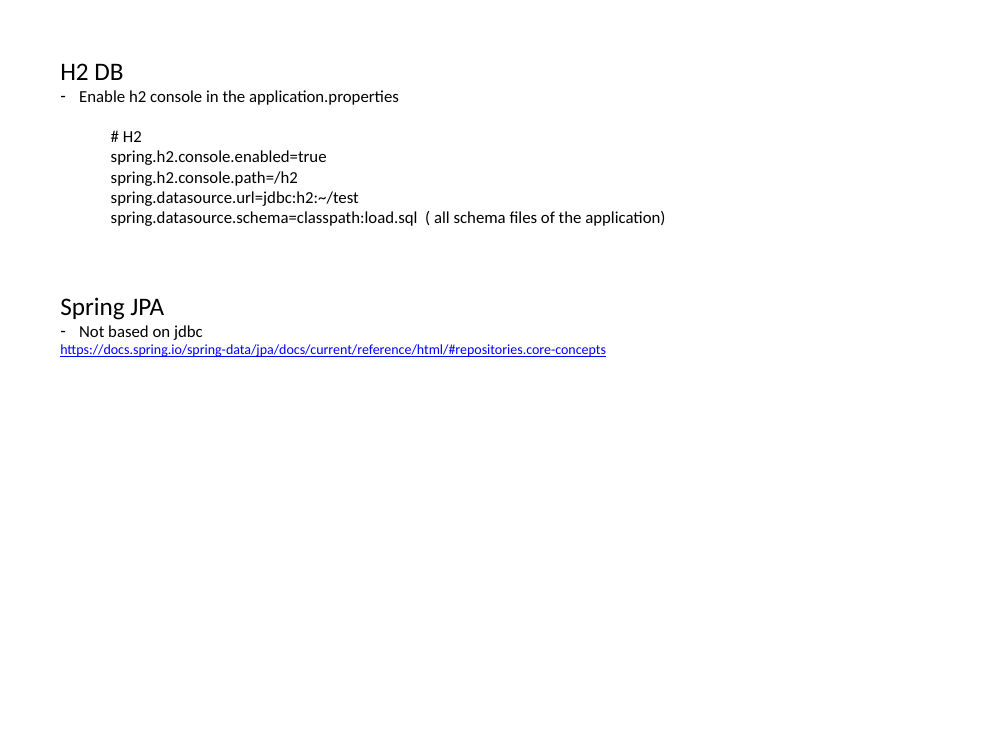
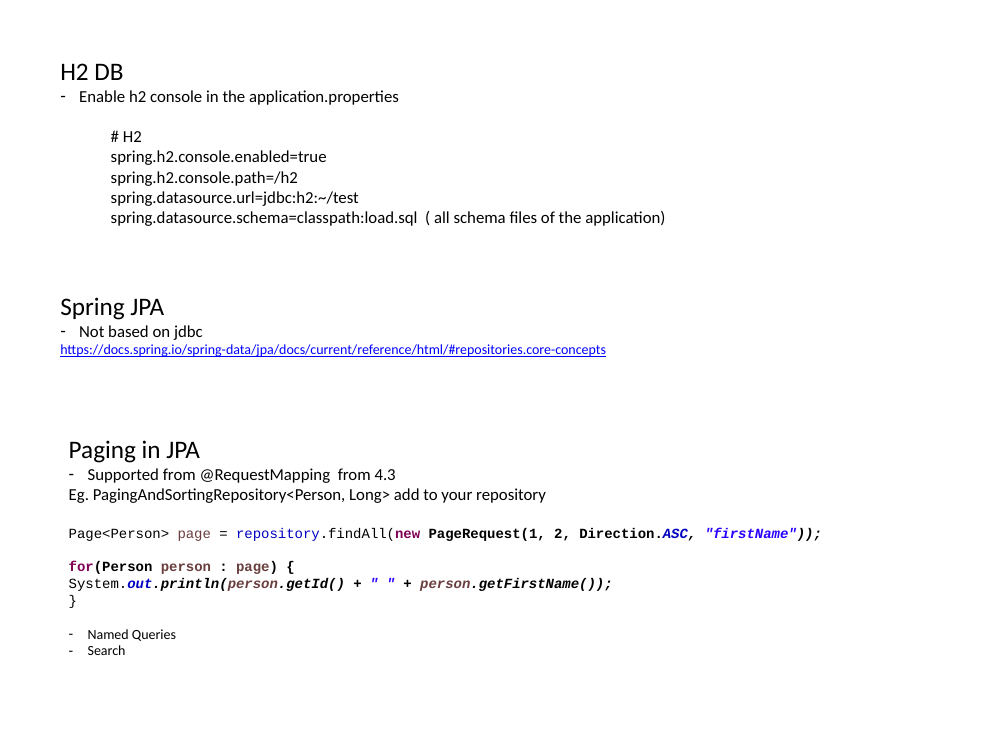
Before and after one commit to mdparthi/SpringBootApplication, a slide deck: slide 8 of info/SpringBootDocumentation.pptx. Drawn at 1008x756 pixels with LibreOffice and Linux fonts; fonts in the diff are those of the drawing. Boxes give left, top, right and bottom in pixels: in the first picture for what was removed or moved away, otherwise in the second. Text is boxed around its words. In the diff, an @@ line names an element or a change of style, - is before the commit and + after.

```diff
--- a/info/SpringBootDocumentation.pptx
+++ b/info/SpringBootDocumentation.pptx
@@ text added at bbox=[69, 440, 822, 655], 10 pt, text #000000 @@
+Paging in JPA
+– Supported from @RequestMapping from 4.3
+Eg. PagingAndSortingRepository<Person, Long> add to your repository
+Page<Person> page = repository.findAll(new PageRequest(1, 2, Direction.ASC, "firstName"));
+for(Person person : page) {
+System.out.println(person.getId() + " " + person.getFirstName());
+}
+– Named Queries
+– Search
```
Also in this commit, not shown: 1 other slide changed, 3 slides added, 1 other file.
